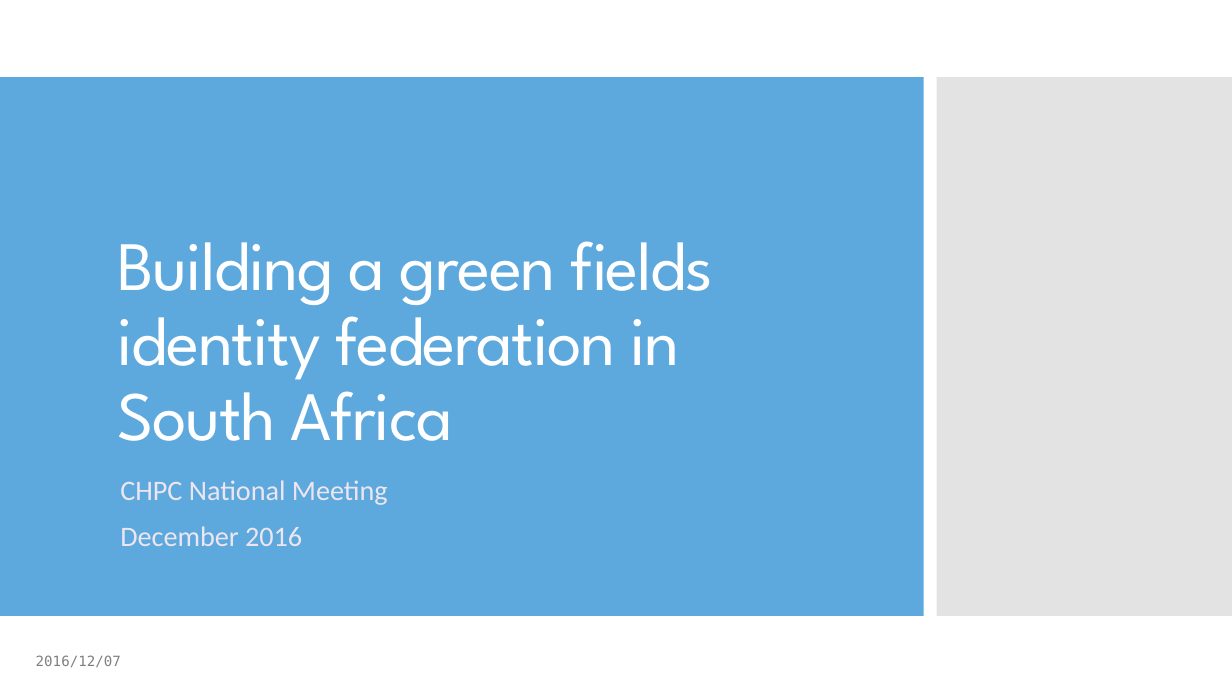
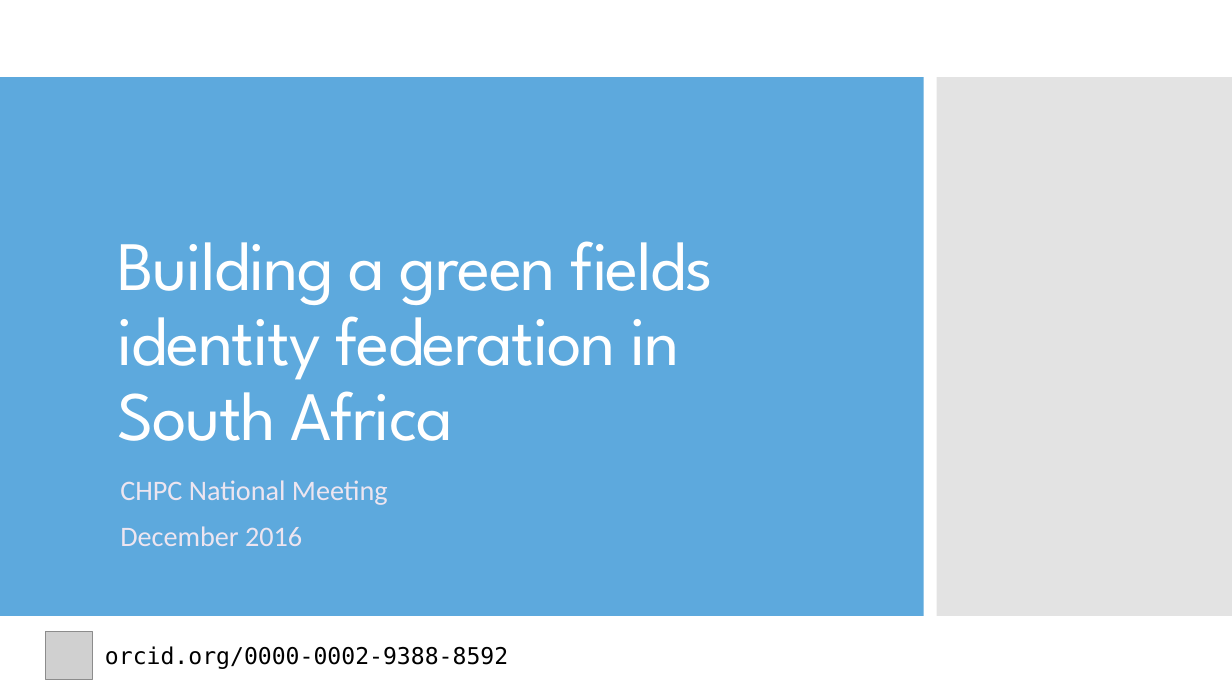
Before and after one commit to tenet-ac-za/safire.ac.za-website, a slide deck: slide 1 of static/wp-content/uploads/2016/12/SAFIRE-CHPC-Conf-Dec-2016.pptx. Drawn at 1232x693 pixels with LibreOffice and Linux fonts; fonts in the diff are those of the drawing; grey boxes stand for pictures; background and template pictures are left out. Boxes give left, top, right and bottom in pixels: in the first picture for what was removed or moved away, otherwise in the second. Text is boxed around its words. In the diff, an @@ line names an element or a change of style, - is before the commit and + after.

Commit message:
Add ORCID iD to presentations

```diff
--- a/static/wp-content/uploads/2016/12/SAFIRE-CHPC-Conf-Dec-2016.pptx
+++ b/static/wp-content/uploads/2016/12/SAFIRE-CHPC-Conf-Dec-2016.pptx
@@ text removed at box(36, 655, 121, 667) @@
-2016/12/07
@@ picture added at box(45, 632, 92, 679) @@
@@ text added at box(105, 646, 508, 669), 18 pt, text #000000 @@
+orcid.org/0000-0002-9388-8592
```
Also in this commit, not shown: 2 other files.
